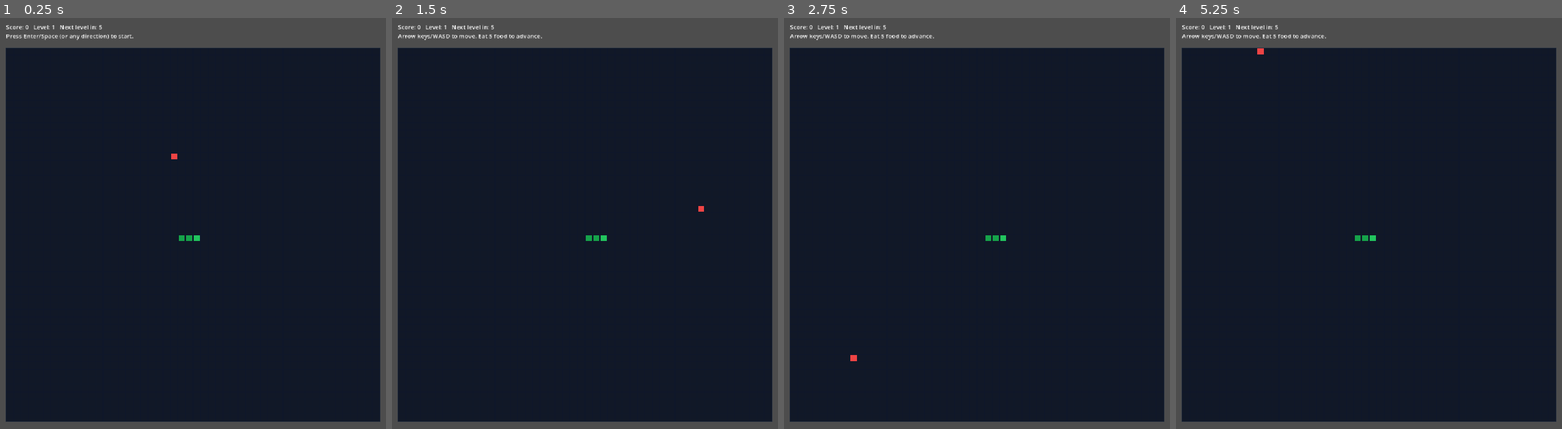
Above: before the commit, frames 1-4 (left to right).
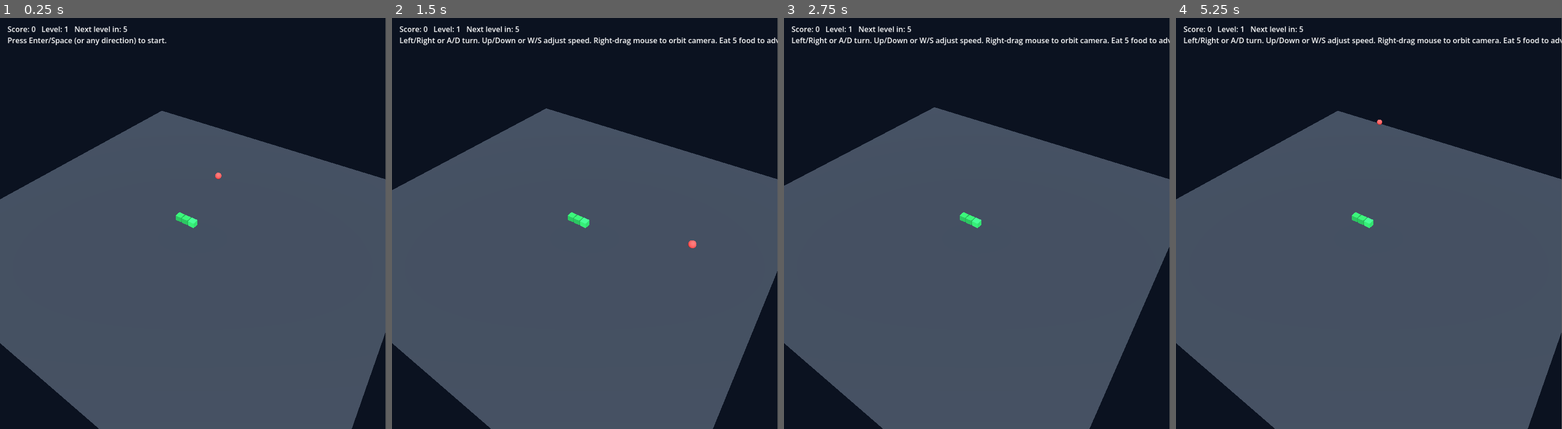
Above: after the commit, the same moments.

Repository: jefffeely/Snek
Game: Godot game, scene res://scenes/Main.tscn
The game is run twice, just before and just after one commit, with the same random seed, the same clock (stepped at 60 frames per second) and the same inputs.
Inputs (mouse positions are in pixels of both pictures, inside the frame that each line leads up to):
- Up to frame 1 (0.25 s): no input
- Up to frame 2 (1.5 s): tap Enter at 0.5, 0.6 s; move the mouse to (669, 202) at 0.52 s; hold Right 0.53-1.25 s; click (669, 202) at 0.67 s; tap Space at 0.77, 1.07 s; tap Keypad Enter at 0.8 s; drag from (507, 244) to (565, 305) at 1.27 s
- Up to frame 3 (2.75 s): move the mouse to (1015, 133) at 2.02 s; hold Right from 2.03 s (still down); tap R at 2.1 s; click (1015, 133) at 2.17 s; tap Space at 2.3 s
- Up to frame 4 (5.25 s): release Right at 2.75 s; drag from (1349, 305) to (1253, 161) at 2.77 s; move the mouse to (1484, 285) at 3.52 s; hold Left 3.53-4.25 s; tap Enter at 3.6 s; click (1484, 285) at 3.67 s; tap Space at 3.77, 4.07 s; tap Keypad Enter at 3.8 s; drag from (1253, 161) to (1311, 120) at 4.27 s; move the mouse to (1388, 223) at 5.02 s; hold Down from 5.03 s (still down); tap R at 5.1 s; click (1388, 223) at 5.17 s
The window is 751x800 before the commit and 750x800 after it. Grey fills any space a smaller window leaves; there, only what the larger window draws over its background counts as a difference.

The runs differ from the first frame. In frame 1, 72% of the frame differs, in the area x 0-100%, y 0-100%; in frame 2, 71%; in frame 3, 70%; in frame 4, 72%.

Commit message:
Changed to 3d

Diff:
--- a/project.godot
+++ b/project.godot
@@ -23,4 +23,3 @@
 
 window/size/viewport_width=1032
 window/size/viewport_height=1100
-window/stretch/mode="canvas_items"
--- a/scenes/Main.tscn
+++ b/scenes/Main.tscn
@@ -2,12 +2,19 @@
 
 [ext_resource type="Script" path="res://scripts/Main.gd" id="1_x1n8v"]
 
-[node name="Main" type="Node2D"]
+[node name="Main" type="Node3D"]
 script = ExtResource("1_x1n8v")
 
 [node name="TickTimer" type="Timer" parent="."]
 wait_time = 0.14
 autostart = false
+
+[node name="World" type="Node3D" parent="."]
+
+[node name="OrbitCamera" type="Camera3D" parent="."]
+current = true
+near = 0.05
+far = 400.0
 
 [node name="HUD" type="CanvasLayer" parent="."]
 
--- a/scripts/Main.gd
+++ b/scripts/Main.gd
@@ -1,19 +1,26 @@
-extends Node2D
+extends Node3D
 
 const GRID_WIDTH := 50
 const GRID_HEIGHT := 50
-const CELL_SIZE := 20
-const BOARD_OFFSET := Vector2i(16, 80)
 const LEVEL_POINT_TARGET := 5
 const BASE_TICK_WAIT := 0.14
 const SPEED_MULTIPLIER_PER_LEVEL := 1.10
 const MIN_TICK_WAIT := 0.04
+const SPEED_STEP := 0.01
 const MIN_WALL_SEGMENT_LENGTH := 15
 const MAX_WALL_SEGMENT_LENGTH := 24
-
-const BACKGROUND_COLOR := Color("0f172a")
-const GRID_COLOR := Color("1e293b")
-const BOARD_COLOR := Color("111827")
+const CELL_WORLD_SIZE := 1.0
+const FLOOR_THICKNESS := 0.1
+const WALL_HEIGHT := 1.2
+const SNAKE_HEIGHT := 0.75
+const FOOD_HEIGHT := 1.0
+const CAMERA_TOPDOWN_PERCENT := 0.45
+const CAMERA_DISTANCE := 48.0
+const CAMERA_ROTATE_SENSITIVITY := 0.01
+const WINDOW_SCREEN_PERCENT := 0.80
+
+const BACKGROUND_COLOR := Color("0b1220")
+const BOARD_COLOR := Color("1f2937")
 const WALL_COLOR := Color("64748b")
 const SNAKE_HEAD_COLOR := Color("22c55e")
 const SNAKE_BODY_COLOR := Color("16a34a")
@@ -26,6 +33,8 @@
 }
 
 @onready var tick_timer: Timer = $TickTimer
+@onready var world_root: Node3D = $World
+@onready var orbit_camera: Camera3D = $OrbitCamera
 @onready var score_label: Label = $HUD/ScoreLabel
 @onready var message_label: Label = $HUD/MessageLabel
 
@@ -39,16 +48,53 @@
 var level := 1
 var level_score := 0
 var state := GameState.READY
+var level_slowest_tick_wait := BASE_TICK_WAIT
+var camera_yaw := deg_to_rad(35.0)
+var camera_pitch := -deg_to_rad(90.0 * CAMERA_TOPDOWN_PERCENT)
+var wall_multimesh_instance: MultiMeshInstance3D
+var snake_body_multimesh_instance: MultiMeshInstance3D
+var snake_head_instance: MeshInstance3D
+var food_instance: MeshInstance3D
 
 func _ready() -> void:
+	call_deferred("apply_window_layout")
 	rng.randomize()
 	tick_timer.timeout.connect(_on_tick_timer_timeout)
+	setup_world_visuals()
 	reset_round()
 	state = GameState.READY
 	tick_timer.stop()
 	update_hud()
+	update_camera_transform()
+
+func apply_window_layout() -> void:
+	if OS.has_feature("headless"):
+		return
+	var window: Window = get_window()
+	window.content_scale_mode = Window.CONTENT_SCALE_MODE_DISABLED
+	var screen_index: int = DisplayServer.window_get_current_screen()
+	var usable_rect: Rect2i = DisplayServer.screen_get_usable_rect(screen_index)
+	var target_size := Vector2i(
+		int(float(usable_rect.size.x) * WINDOW_SCREEN_PERCENT),
+		int(float(usable_rect.size.y) * WINDOW_SCREEN_PERCENT)
+	)
+	if target_size.x < 640:
+		target_size.x = 640
+	if target_size.y < 360:
+		target_size.y = 360
+	var target_position := Vector2i(
+		usable_rect.position.x + int((usable_rect.size.x - target_size.x) / 2),
+		usable_rect.position.y + int((usable_rect.size.y - target_size.y) / 2)
+	)
+	window.min_size = Vector2i(640, 360)
+	window.size = target_size
+	window.position = target_position
 
 func _unhandled_input(event: InputEvent) -> void:
+	if event is InputEventMouseMotion:
+		handle_camera_mouse_drag(event as InputEventMouseMotion)
+		return
+
 	if event is not InputEventKey:
 		return
 
@@ -70,7 +116,7 @@
 	apply_level_speed()
 	reset_snake_position(3)
 	spawn_food()
-	queue_redraw()
+	refresh_world_visuals()
 
 func reset_snake_position(desired_length: int = 3) -> void:
 	var snake_length: int = desired_length
@@ -105,43 +151,70 @@
 	state = GameState.RUNNING
 	tick_timer.start()
 	update_hud()
-	queue_redraw()
 
 func apply_level_speed() -> void:
 	var speed_multiplier: float = pow(SPEED_MULTIPLIER_PER_LEVEL, float(level - 1))
 	var next_wait_time: float = BASE_TICK_WAIT / speed_multiplier
 	if next_wait_time < MIN_TICK_WAIT:
 		next_wait_time = MIN_TICK_WAIT
+	level_slowest_tick_wait = next_wait_time
+	tick_timer.wait_time = level_slowest_tick_wait
+	if state == GameState.RUNNING:
+		tick_timer.start()
+
+func handle_direction_input(keycode: Key) -> void:
+	if state == GameState.GAME_OVER:
+		return
+
+	var base_direction: Vector2i = pending_direction
+	var new_direction: Vector2i = base_direction
+	match keycode:
+		KEY_UP, KEY_W:
+			adjust_speed(true)
+			if state == GameState.READY:
+				start_game()
+			return
+		KEY_DOWN, KEY_S:
+			adjust_speed(false)
+			if state == GameState.READY:
+				start_game()
+			return
+		KEY_LEFT, KEY_A:
+			new_direction = turn_left(base_direction)
+		KEY_RIGHT, KEY_D:
+			new_direction = turn_right(base_direction)
+		_:
+			return
+
+	queue_direction(new_direction)
+
+	if state == GameState.READY:
+		start_game()
+
+func queue_direction(new_direction: Vector2i) -> void:
+	if new_direction + direction == Vector2i.ZERO:
+		return
+	pending_direction = new_direction
+
+func turn_left(input_direction: Vector2i) -> Vector2i:
+	return Vector2i(input_direction.y, -input_direction.x)
+
+func turn_right(input_direction: Vector2i) -> Vector2i:
+	return Vector2i(-input_direction.y, input_direction.x)
+
+func adjust_speed(increase_speed: bool) -> void:
+	var next_wait_time: float = tick_timer.wait_time
+	if increase_speed:
+		next_wait_time -= SPEED_STEP
+		if next_wait_time < MIN_TICK_WAIT:
+			next_wait_time = MIN_TICK_WAIT
+	else:
+		next_wait_time += SPEED_STEP
+		if next_wait_time > level_slowest_tick_wait:
+			next_wait_time = level_slowest_tick_wait
 	tick_timer.wait_time = next_wait_time
 	if state == GameState.RUNNING:
 		tick_timer.start()
-
-func handle_direction_input(keycode: Key) -> void:
-	if state == GameState.GAME_OVER:
-		return
-
-	var new_direction: Vector2i = pending_direction
-	match keycode:
-		KEY_UP, KEY_W:
-			new_direction = Vector2i.UP
-		KEY_DOWN, KEY_S:
-			new_direction = Vector2i.DOWN
-		KEY_LEFT, KEY_A:
-			new_direction = Vector2i.LEFT
-		KEY_RIGHT, KEY_D:
-			new_direction = Vector2i.RIGHT
-		_:
-			return
-
-	queue_direction(new_direction)
-
-	if state == GameState.READY:
-		start_game()
-
-func queue_direction(new_direction: Vector2i) -> void:
-	if new_direction + direction == Vector2i.ZERO:
-		return
-	pending_direction = new_direction
 
 func _on_tick_timer_timeout() -> void:
 	if state != GameState.RUNNING:
@@ -177,7 +250,7 @@
 		snake.pop_back()
 
 	update_hud()
-	queue_redraw()
+	refresh_world_visuals()
 
 func advance_level() -> void:
 	level += 1
@@ -188,7 +261,7 @@
 	generate_walls_for_level()
 	spawn_food()
 	update_hud()
-	queue_redraw()
+	refresh_world_visuals()
 
 func generate_walls_for_level() -> void:
 	walls.clear()
@@ -277,7 +350,6 @@
 		message_label.text = "You win at level %d! Press Enter/Space/R to play again." % level
 	else:
 		message_label.text = "Game over at level %d. Press Enter/Space/R to restart." % level
-	queue_redraw()
 
 func update_hud() -> void:
 	var to_next_level: int = LEVEL_POINT_TARGET - level_score
@@ -286,30 +358,137 @@
 		GameState.READY:
 			message_label.text = "Press Enter/Space (or any direction) to start."
 		GameState.RUNNING:
-			message_label.text = "Arrow keys/WASD to move. Eat %d food to advance." % LEVEL_POINT_TARGET
+			message_label.text = "Left/Right or A/D turn. Up/Down or W/S adjust speed. Right-drag mouse to orbit camera. Eat %d food to advance." % LEVEL_POINT_TARGET
 		GameState.GAME_OVER:
 			pass
 
-func _draw() -> void:
-	var board_rect: Rect2 = Rect2(Vector2(BOARD_OFFSET), Vector2(GRID_WIDTH * CELL_SIZE, GRID_HEIGHT * CELL_SIZE))
-	draw_rect(board_rect, BACKGROUND_COLOR, true)
-	draw_rect(board_rect, GRID_COLOR, false, 2.0)
-
-	for y in range(GRID_HEIGHT):
-		for x in range(GRID_WIDTH):
-			draw_rect(cell_rect(Vector2i(x, y)).grow(-1.0), BOARD_COLOR, true)
-
-	for wall_cell_value in walls:
-		var wall_cell: Vector2i = wall_cell_value
-		draw_rect(cell_rect(wall_cell).grow(-1.0), WALL_COLOR, true)
-
-	if food.x >= 0 and food.y >= 0:
-		draw_rect(cell_rect(food).grow(-2.0), FOOD_COLOR, true)
-
-	for index in range(snake.size()):
-		var color: Color = SNAKE_HEAD_COLOR if index == 0 else SNAKE_BODY_COLOR
-		draw_rect(cell_rect(snake[index]).grow(-2.0), color, true)
-
-func cell_rect(cell: Vector2i) -> Rect2:
-	var pixel_pos: Vector2 = Vector2(BOARD_OFFSET + cell * CELL_SIZE)
-	return Rect2(pixel_pos, Vector2(CELL_SIZE, CELL_SIZE))
+func setup_world_visuals() -> void:
+	var environment := Environment.new()
+	environment.background_mode = Environment.BG_COLOR
+	environment.background_color = BACKGROUND_COLOR
+	environment.ambient_light_source = Environment.AMBIENT_SOURCE_COLOR
+	environment.ambient_light_color = Color("d1d5db")
+	environment.ambient_light_energy = 0.6
+	var world_environment := WorldEnvironment.new()
+	world_environment.environment = environment
+	add_child(world_environment)
+
+	var sunlight := DirectionalLight3D.new()
+	sunlight.light_energy = 2.4
+	sunlight.rotation_degrees = Vector3(-58.0, 35.0, 0.0)
+	add_child(sunlight)
+
+	var floor_mesh := MeshInstance3D.new()
+	var floor_box := BoxMesh.new()
+	floor_box.size = Vector3(GRID_WIDTH * CELL_WORLD_SIZE, FLOOR_THICKNESS, GRID_HEIGHT * CELL_WORLD_SIZE)
+	floor_mesh.mesh = floor_box
+	floor_mesh.position = Vector3(0.0, -FLOOR_THICKNESS * 0.5, 0.0)
+	floor_mesh.material_override = make_material(BOARD_COLOR)
+	world_root.add_child(floor_mesh)
+
+	wall_multimesh_instance = MultiMeshInstance3D.new()
+	var wall_multimesh := MultiMesh.new()
+	wall_multimesh.transform_format = MultiMesh.TRANSFORM_3D
+	var wall_mesh := BoxMesh.new()
+	wall_mesh.size = Vector3(CELL_WORLD_SIZE * 0.92, WALL_HEIGHT, CELL_WORLD_SIZE * 0.92)
+	wall_multimesh.mesh = wall_mesh
+	wall_multimesh_instance.multimesh = wall_multimesh
+	wall_multimesh_instance.material_override = make_material(WALL_COLOR)
+	world_root.add_child(wall_multimesh_instance)
+
+	snake_body_multimesh_instance = MultiMeshInstance3D.new()
+	var body_multimesh := MultiMesh.new()
+	body_multimesh.transform_format = MultiMesh.TRANSFORM_3D
+	var body_mesh := BoxMesh.new()
+	body_mesh.size = Vector3(CELL_WORLD_SIZE * 0.86, SNAKE_HEIGHT, CELL_WORLD_SIZE * 0.86)
+	body_multimesh.mesh = body_mesh
+	snake_body_multimesh_instance.multimesh = body_multimesh
+	snake_body_multimesh_instance.material_override = make_material(SNAKE_BODY_COLOR)
+	world_root.add_child(snake_body_multimesh_instance)
+
+	snake_head_instance = MeshInstance3D.new()
+	var head_mesh := BoxMesh.new()
+	head_mesh.size = Vector3(CELL_WORLD_SIZE * 0.9, SNAKE_HEIGHT, CELL_WORLD_SIZE * 0.9)
+	snake_head_instance.mesh = head_mesh
+	snake_head_instance.material_override = make_material(SNAKE_HEAD_COLOR)
+	world_root.add_child(snake_head_instance)
+
+	food_instance = MeshInstance3D.new()
+	var food_mesh := SphereMesh.new()
+	food_mesh.radius = CELL_WORLD_SIZE * 0.48
+	food_mesh.height = FOOD_HEIGHT
+	food_instance.mesh = food_mesh
+	food_instance.material_override = make_material(FOOD_COLOR)
+	world_root.add_child(food_instance)
+
+	orbit_camera.current = true
+	orbit_camera.fov = 58.0
+
+func make_material(color: Color) -> StandardMaterial3D:
+	var material := StandardMaterial3D.new()
+	material.albedo_color = color
+	material.roughness = 0.85
+	return material
+
+func grid_to_world(cell: Vector2i) -> Vector3:
+	var x: float = (float(cell.x) - float(GRID_WIDTH) * 0.5 + 0.5) * CELL_WORLD_SIZE
+	var z: float = (float(cell.y) - float(GRID_HEIGHT) * 0.5 + 0.5) * CELL_WORLD_SIZE
+	return Vector3(x, 0.0, z)
+
+func refresh_world_visuals() -> void:
+	update_wall_visuals()
+	update_snake_visuals()
+	update_food_visuals()
+	update_camera_transform()
+
+func update_wall_visuals() -> void:
+	var wall_multimesh: MultiMesh = wall_multimesh_instance.multimesh
+	wall_multimesh.instance_count = walls.size()
+	for i in range(walls.size()):
+		var cell: Vector2i = walls[i]
+		var transform := Transform3D(Basis.IDENTITY, grid_to_world(cell) + Vector3(0.0, WALL_HEIGHT * 0.5, 0.0))
+		wall_multimesh.set_instance_transform(i, transform)
+
+func update_snake_visuals() -> void:
+	if snake.is_empty():
+		snake_head_instance.visible = false
+		snake_body_multimesh_instance.multimesh.instance_count = 0
+		return
+
+	snake_head_instance.visible = true
+	snake_head_instance.position = grid_to_world(snake[0]) + Vector3(0.0, SNAKE_HEIGHT * 0.5, 0.0)
+
+	var body_multimesh: MultiMesh = snake_body_multimesh_instance.multimesh
+	var body_count: int = max(snake.size() - 1, 0)
+	body_multimesh.instance_count = body_count
+	for i in range(body_count):
+		var cell: Vector2i = snake[i + 1]
+		var transform := Transform3D(Basis.IDENTITY, grid_to_world(cell) + Vector3(0.0, SNAKE_HEIGHT * 0.5, 0.0))
+		body_multimesh.set_instance_transform(i, transform)
+
+func update_food_visuals() -> void:
+	if food.x < 0 or food.y < 0:
+		food_instance.visible = false
+		return
+	food_instance.visible = true
+	food_instance.position = grid_to_world(food) + Vector3(0.0, FOOD_HEIGHT * 0.5 + 0.04, 0.0)
+
+func handle_camera_mouse_drag(event: InputEventMouseMotion) -> void:
+	if not Input.is_mouse_button_pressed(MOUSE_BUTTON_RIGHT):
+		return
+	camera_yaw -= event.relative.x * CAMERA_ROTATE_SENSITIVITY
+	update_camera_transform()
+
+func update_camera_transform() -> void:
+	if snake.is_empty():
+		return
+	var target: Vector3 = grid_to_world(snake[0]) + Vector3(0.0, SNAKE_HEIGHT * 0.35, 0.0)
+	var horizontal_distance: float = CAMERA_DISTANCE * cos(abs(camera_pitch))
+	var camera_height: float = CAMERA_DISTANCE * sin(abs(camera_pitch))
+	var offset := Vector3(
+		sin(camera_yaw) * horizontal_distance,
+		camera_height,
+		cos(camera_yaw) * horizontal_distance
+	)
+	orbit_camera.global_position = target + offset
+	orbit_camera.look_at(target, Vector3.UP)
